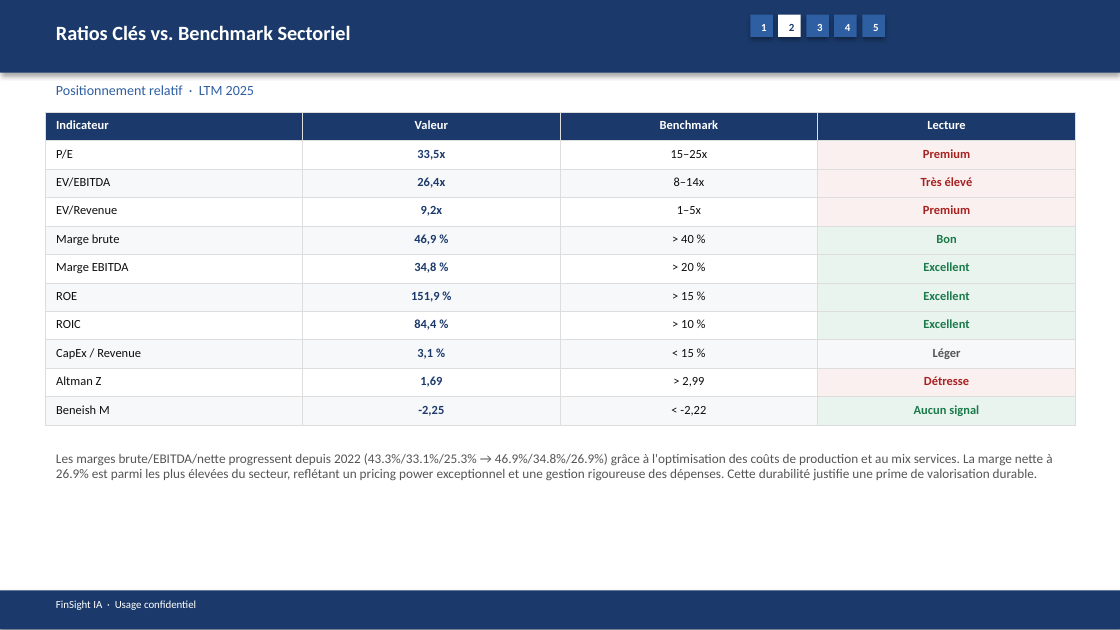
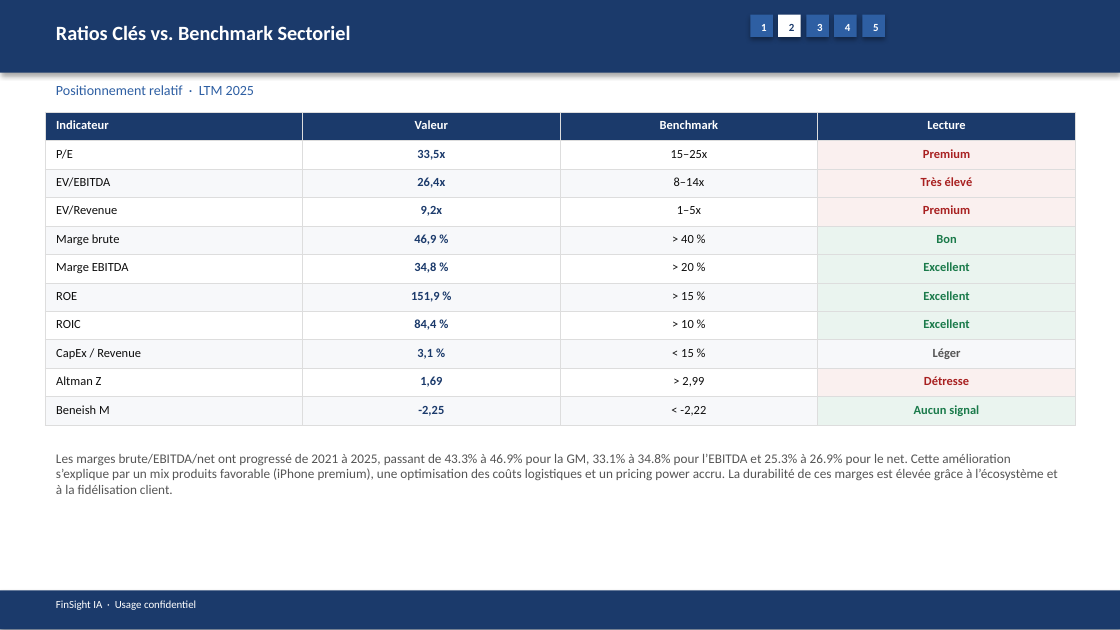
Before and after one commit to baptistejeh07-art/finsight-ia, a slide deck: slide 10 of preview/AAPL/AAPL_pitchbook.pptx. Drawn at 1120x630 pixels with LibreOffice and Linux fonts; fonts in the diff are those of the drawing. Boxes give left, top, right and bottom in pixels: in the first picture for what was removed or moved away, otherwise in the second. Text is boxed around its words. In the diff, an @@ line names an element or a change of style, - is before the commit and + after.

```diff
--- a/preview/AAPL/AAPL_pitchbook.pptx
+++ b/preview/AAPL/AAPL_pitchbook.pptx
@@ text at <box>56,454,1058,494</box>: text changed @@
-Les marges brute/EBITDA/nette progressent depuis 2022 (43.3%/33.1%/25.3% → 46.9%/34.8%/26.9%) grâce à l'optimisation des coûts de production et au mix services. La marge nette à 26.9% est parmi les plus élevées du secteur, reflétant un pricing power exceptionnel et une gestion rigoureuse des dépenses. Cette durabilité justifie une prime de valorisation durable.
+Les marges brute/EBITDA/net ont progressé de 2021 à 2025, passant de 43.3% à 46.9% pour la GM, 33.1% à 34.8% pour l’EBITDA et 25.3% à 26.9% pour le net. Cette amélioration s’explique par un mix produits favorable (iPhone premium), une optimisation des coûts logistiques et un pricing power accru. La durabilité de ces marges est élevée grâce à l’écosystème et à la fidélisation client.
```
Also in this commit, not shown: 12 other slides changed, 4 other files.
